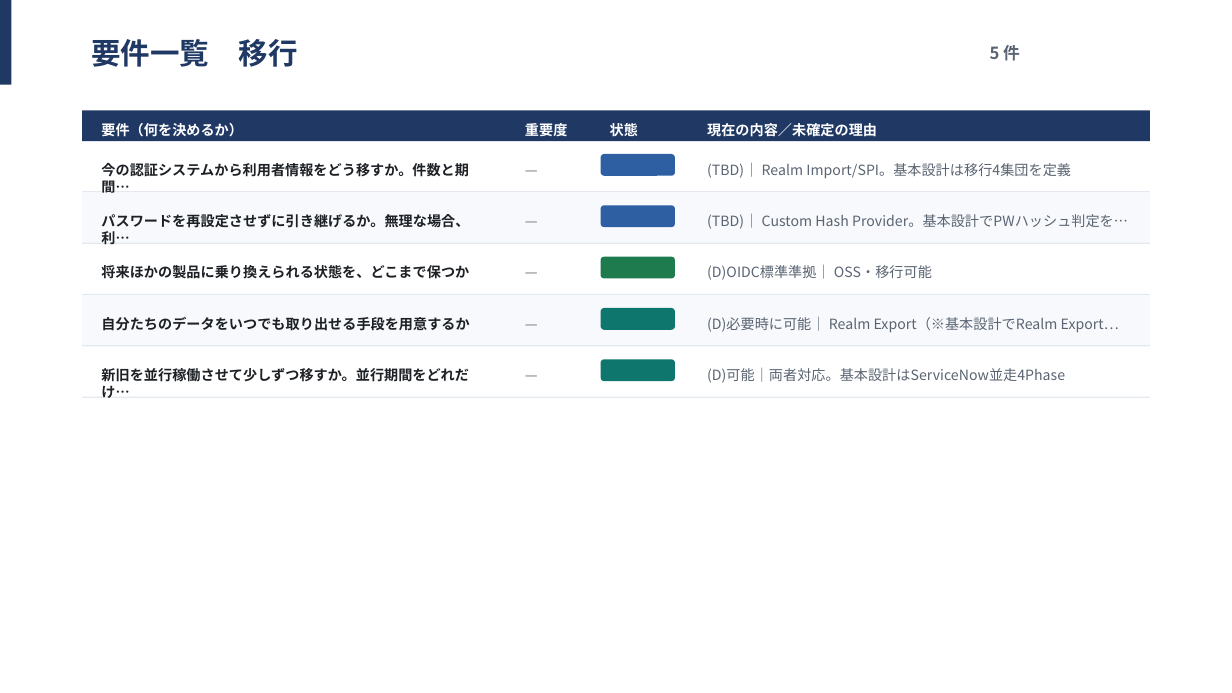
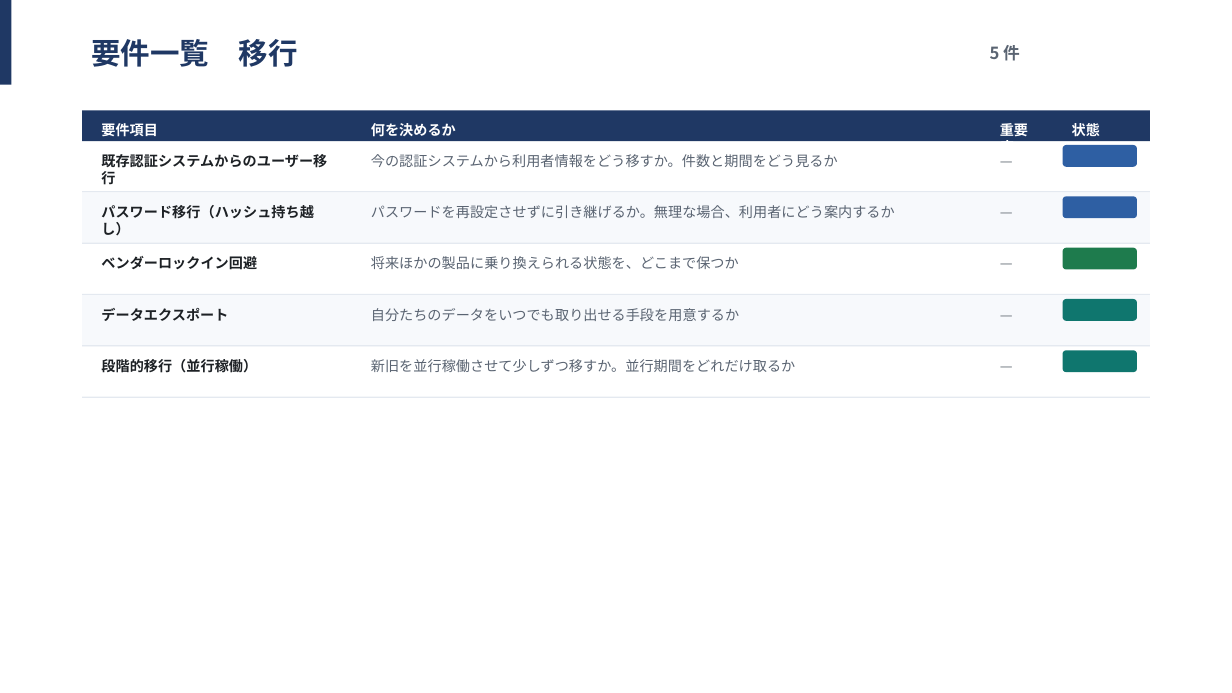
Before and after one commit to suepie/aws-atuh-poc, a slide deck: slide 45 of doc/powerpoint/要件定義.pptx. Drawn at 1232x693 pixels with LibreOffice and Linux fonts; fonts in the diff are those of the drawing. Boxes give left, top, right and bottom in pixels: in the first picture for what was removed or moved away, otherwise in the second. Text is boxed around its words. In the diff, an @@ line names an element or a change of style, - is before the commit and + after.

```diff
--- a/doc/powerpoint/要件定義.pptx
+++ b/doc/powerpoint/要件定義.pptx
@@ text "重要度" rewrapped from (x1=525, y1=121, x2=567, y2=139) to (x1=1000, y1=121, x2=1028, y2=141) @@
@@ text "状態" moved from (x1=610, y1=121, x2=638, y2=139) to (x1=1072, y1=121, x2=1100, y2=139) @@
@@ text added at (x1=101, y1=123, x2=158, y2=136), 11 pt, text #FFFFFF, bold @@
+要件項目
@@ text at (x1=371, y1=123, x2=456, y2=137): text changed @@
-要件（何を決めるか）
+何を決めるか
@@ text removed at (x1=707, y1=123, x2=877, y2=137) @@
-現在の内容／未確定の理由
@@ text "—" rewrapped from (x1=516, y1=156, x2=579, y2=177) to (x1=991, y1=148, x2=1043, y2=168) @@
@@ text added at (x1=101, y1=154, x2=327, y2=185), 11 pt, text #1D2125, bold @@
+既存認証システムからのユーザー移行
@@ text at (x1=371, y1=154, x2=838, y2=167): text changed; text colour #1D2125 to #5A6472; bold off @@
-今の認証システムから利用者情報をどう移すか。件数と期間…
+今の認証システムから利用者情報をどう移すか。件数と期間をどう見るか
@@ text removed at (x1=707, y1=162, x2=1071, y2=178) @@
-(TBD)｜ Realm Import/SPI。基本設計は移行4集団を定義
@@ text added at (x1=101, y1=205, x2=313, y2=236), 11 pt, text #1D2125, bold @@
+パスワード移行（ハッシュ持ち越し）
@@ text at (x1=371, y1=205, x2=895, y2=218): text changed; text colour #1D2125 to #5A6472; bold off @@
-パスワードを再設定させずに引き継げるか。無理な場合、利…
+パスワードを再設定させずに引き継げるか。無理な場合、利用者にどう案内するか
@@ text "—" rewrapped from (x1=516, y1=208, x2=579, y2=228) to (x1=991, y1=199, x2=1043, y2=219) @@
@@ text removed at (x1=707, y1=214, x2=1128, y2=229) @@
-(TBD)｜ Custom Hash Provider。基本設計でPWハッシュ判定を…
@@ text added at (x1=101, y1=256, x2=257, y2=270), 11 pt, text #1D2125, bold @@
+ベンダーロックイン回避
@@ text "将来ほかの製品に乗り換えられる状態を、どこまで保つか" moved from (x1=101, y1=265, x2=469, y2=279) to (x1=371, y1=256, x2=739, y2=269) @@
@@ text "将来ほかの製品に乗り換えられる状態を、どこまで保つか" at (x1=371, y1=256, x2=739, y2=269): text colour #1D2125 to #5A6472, bold off @@
@@ text removed at (x1=707, y1=264, x2=932, y2=280) @@
-(D)OIDC標準準拠｜ OSS・移行可能
@@ text "—" rewrapped from (x1=516, y1=260, x2=579, y2=280) to (x1=991, y1=250, x2=1043, y2=271) @@
@@ text added at (x1=101, y1=308, x2=228, y2=321), 11 pt, text #1D2125, bold @@
+データエクスポート
@@ text "自分たちのデータをいつでも取り出せる手段を用意するか" at (x1=371, y1=308, x2=739, y2=321): text colour #1D2125 to #5A6472, bold off @@
@@ text "自分たちのデータをいつでも取り出せる手段を用意するか" moved from (x1=101, y1=317, x2=469, y2=331) to (x1=371, y1=308, x2=739, y2=321) @@
@@ text removed at (x1=707, y1=317, x2=1119, y2=332) @@
-(D)必要時に可能｜ Realm Export（※基本設計でRealm Export…
@@ text "—" rewrapped from (x1=516, y1=311, x2=579, y2=331) to (x1=991, y1=301, x2=1043, y2=322) @@
@@ text added at (x1=101, y1=359, x2=257, y2=373), 11 pt, text #1D2125, bold @@
+段階的移行（並行稼働）
@@ text at (x1=371, y1=359, x2=795, y2=372): text changed; text colour #1D2125 to #5A6472; bold off @@
-新旧を並行稼働させて少しずつ移すか。並行期間をどれだけ…
+新旧を並行稼働させて少しずつ移すか。並行期間をどれだけ取るか
@@ text "—" rewrapped from (x1=516, y1=362, x2=579, y2=383) to (x1=991, y1=353, x2=1043, y2=373) @@
@@ 5 rounded rectangles moved together from (x1=601, y1=154, x2=676, y2=382) to (x1=1063, y1=145, x2=1138, y2=372) @@
@@ text removed at (x1=707, y1=368, x2=1065, y2=383) @@
-(D)可能｜両者対応。基本設計はServiceNow並走4Phase
```
Also in this commit, not shown: 28 other slides changed, 2 other files.
